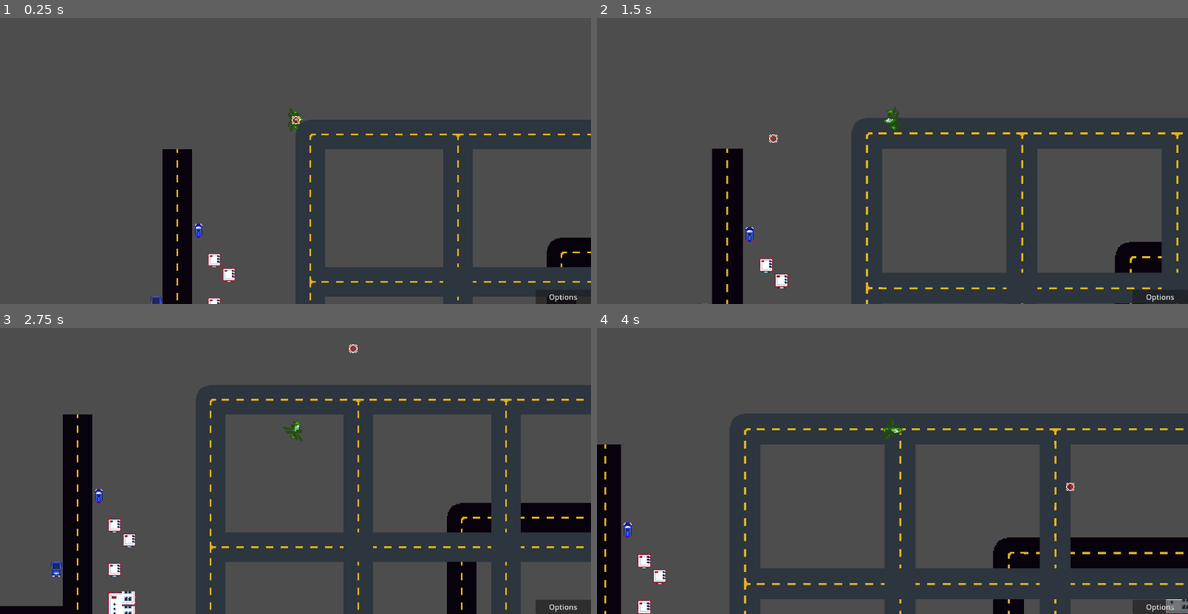
Above: before the commit, frames 1-4 (two rows, left to right).
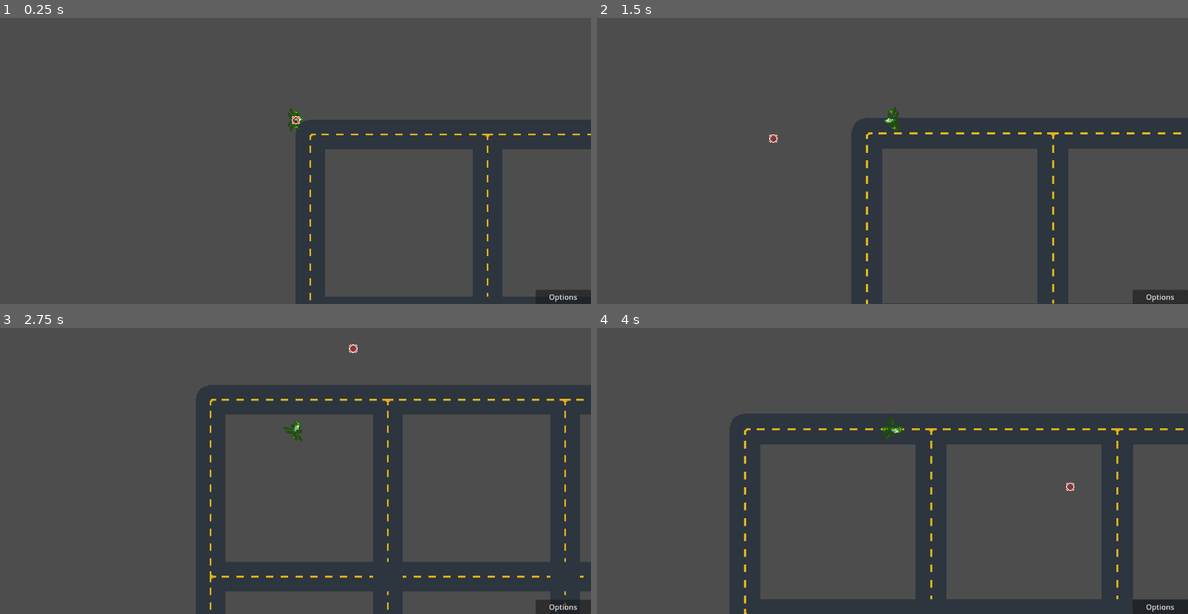
Above: after the commit, the same moments.

Repository: asoberbeck/mj6a
Game: Godot game, scene res://mockup.tscn
Same seed, same stepped clock (60 frames per second), same inputs: the game is played once before the commit and once after it.
Inputs (mouse positions are in pixels of both pictures, inside the frame that each line leads up to):
- Up to frame 1 (0.25 s): no input
- Up to frame 2 (1.5 s): tap Enter at 0.5 s; move the mouse to (1022, 100) at 0.52 s; press the mouse at (1022, 100) at 0.53 s; hold Right (ui_right) 0.53-1.28 s; move the mouse to (774, 138) at 1.27 s; release the mouse at (774, 138) at 1.28 s; hold Down (ui_down) from 1.28 s (still down); tap Mouse wheel up (zoom_in) at 1.35 s
- Up to frame 3 (2.75 s): move the mouse to (354, 348) at 2.02 s; release Down (ui_down) at 2.03 s; hold Right (ui_right) from 2.03 s (still down); hold Mouse wheel down (zoom_out) from 2.03 s (still down)
- Up to frame 4 (4 s): move the mouse to (862, 502) at 2.77 s; release Right (ui_right) at 2.78 s; release Mouse wheel down (zoom_out) at 2.78 s; hold Up (ui_up) 2.78-3.53 s; click (862, 502) at 2.85 s; move the mouse to (1069, 485) at 3.52 s; hold Left (ui_left) from 3.53 s (still down); hold Mouse wheel up (zoom_in) from 3.53 s (still down)

The runs differ from the first frame. In frame 1, 13% of the frame differs, in the area x 25-100%, y 32-100%; in frame 2, 15%; in frame 3, 27%, in the area x 0-100%, y 24-100%; in frame 4, 24%.

Commit message:
appendages consolidated

Diff:
--- a/mockup.tscn
+++ b/mockup.tscn
@@ -1,14 +1,13 @@
-[gd_scene load_steps=17 format=4 uid="uid://ue2jnx3xbrfq"]
+[gd_scene load_steps=16 format=4 uid="uid://ue2jnx3xbrfq"]
 
 [ext_resource type="Script" path="res://mockup.gd" id="1_4g3pk"]
 [ext_resource type="Texture2D" uid="uid://csdakyqomg8pt" path="res://tilesheet.png" id="1_dqb14"]
 [ext_resource type="Script" uid="uid://dar2r1d2qf1rf" path="res://mockup_player.gd" id="2_pp484"]
 [ext_resource type="Texture2D" uid="uid://cffoi58fnf05a" path="res://assets/road_bin_mapped.png" id="3_icy5f"]
-[ext_resource type="Texture2D" uid="uid://cdwqq35w8ioro" path="res://assets/left_foot.png" id="3_l68op"]
 [ext_resource type="Script" uid="uid://e4w1qcer0bod" path="res://road_tm.gd" id="3_rho02"]
-[ext_resource type="Texture2D" uid="uid://r1rmiwtrb7v0" path="res://assets/right_foot.png" id="4_u731o"]
 [ext_resource type="Texture2D" uid="uid://bk41vqc8a7tcv" path="res://assets/torso.png" id="5_u731o"]
-[ext_resource type="Script" path="res://aim_spot.gd" id="6_cq8ym"]
+[ext_resource type="Script" uid="uid://dlttmj4f4xl5r" path="res://aim_spot.gd" id="6_cq8ym"]
+[ext_resource type="Texture2D" uid="uid://c4g2hiij3qauy" path="res://assets/appendages.png" id="6_fo7ma"]
 [ext_resource type="Texture2D" uid="uid://stlqmg6xdtgs" path="res://assets/reticle.png" id="8_rho02"]
 [ext_resource type="Script" uid="uid://bbp336fjnxmgk" path="res://options_v_box.gd" id="9_icy5f"]
 
@@ -80,6 +79,7 @@
 script = ExtResource("1_4g3pk")
 
 [node name="TileMapLayer" type="TileMapLayer" parent="."]
+visible = false
 tile_map_data = PackedByteArray("AAARAAoAAAAAAAcAAAARAAsAAAAAAAcAAAARAAwAAAAAAAcAAAARAA0AAAAAAAcAAAARAA4AAAAAAAcAAAARAA …(2000 unchanged characters)…
 tile_set = SubResource("TileSet_lr1yk")
 
@@ -88,6 +88,8 @@
 script = ExtResource("3_rho02")
 
 [node name="BulletsCollection" type="Node2D" parent="."]
+city_width = 20
+city_height = 20
 
 [node name="Mech" type="CharacterBody2D" parent="."]
 script = ExtResource("2_pp484")
@@ -102,11 +104,16 @@
 
 [node name="L_foot" type="Sprite2D" parent="Mech/Feet"]
 rotation = 1.5708
-texture = ExtResource("3_l68op")
+texture = ExtResource("6_fo7ma")
+flip_h = true
+region_enabled = true
+region_rect = Rect2(4, 0, 4, 8)
 
 [node name="R_foot" type="Sprite2D" parent="Mech/Feet"]
 rotation = 1.5708
-texture = ExtResource("4_u731o")
+texture = ExtResource("6_fo7ma")
+region_enabled = true
+region_rect = Rect2(4, 0, 4, 8)
 
 [node name="Torso" type="Node2D" parent="Mech"]
 
--- a/road_tm.gd
+++ b/road_tm.gd
@@ -2,6 +2,7 @@
 
 @export var city_width := 11
 @export var city_height := 11
+@export var block_size := 6
 @export var empty_plot_prob := 0.4
 
 @onready var tilemap = $"."
@@ -81,16 +82,15 @@
 	for x in range(city_width - 1):
 		for y in range(city_height - 1):
 			var tileid = city_tiles[x][y]
-			tilemap.set_cell(Vector2i(x * 5, y * 5), source_id, idx2coord[tileid])
+			tilemap.set_cell(Vector2i(x * block_size, y * block_size), source_id, idx2coord[tileid])
 
 			if tileid in WlinkID:
-				for i in range(1, 5):
-					tilemap.set_cell(Vector2i(x*5 + i, y*5), source_id, horz)
+				for i in range(1, block_size):
+					tilemap.set_cell(Vector2i(x*block_size + i, y*block_size), source_id, horz)
 
 			if tileid in SlinkID:
-				for i in range(1, 5):
-					tilemap.set_cell(Vector2i(x*5, y*5 + i), source_id, vert)
-
+				for i in range(1, block_size):
+					tilemap.set_cell(Vector2i(x*block_size, y*block_size + i), source_id, vert)
 
 
 
Binary file added: assets/appendages.aseprite
Binary file added: assets/appendages.png
Not shown, changed: assets/appendages.png.import
Binary file removed: assets/left_foot.png
Binary file removed: assets/left_hand.png
Not shown, removed: assets/left_hand.png.import
Binary file removed: assets/right_foot.png
Not shown, removed: assets/right_foot.png.import
Binary file removed: assets/right_hand.png
Not shown, removed: assets/right_hand.png.import
